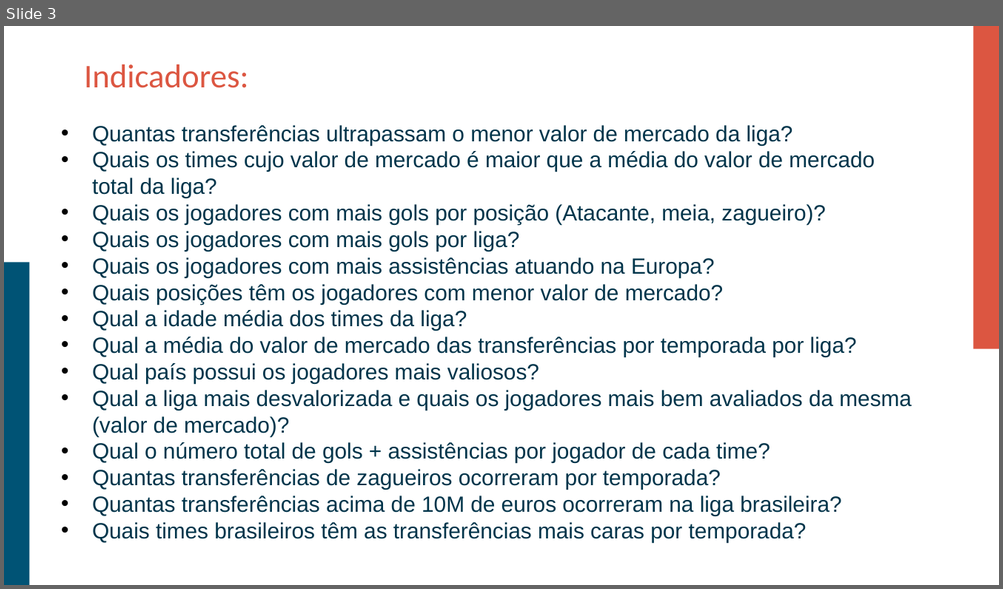
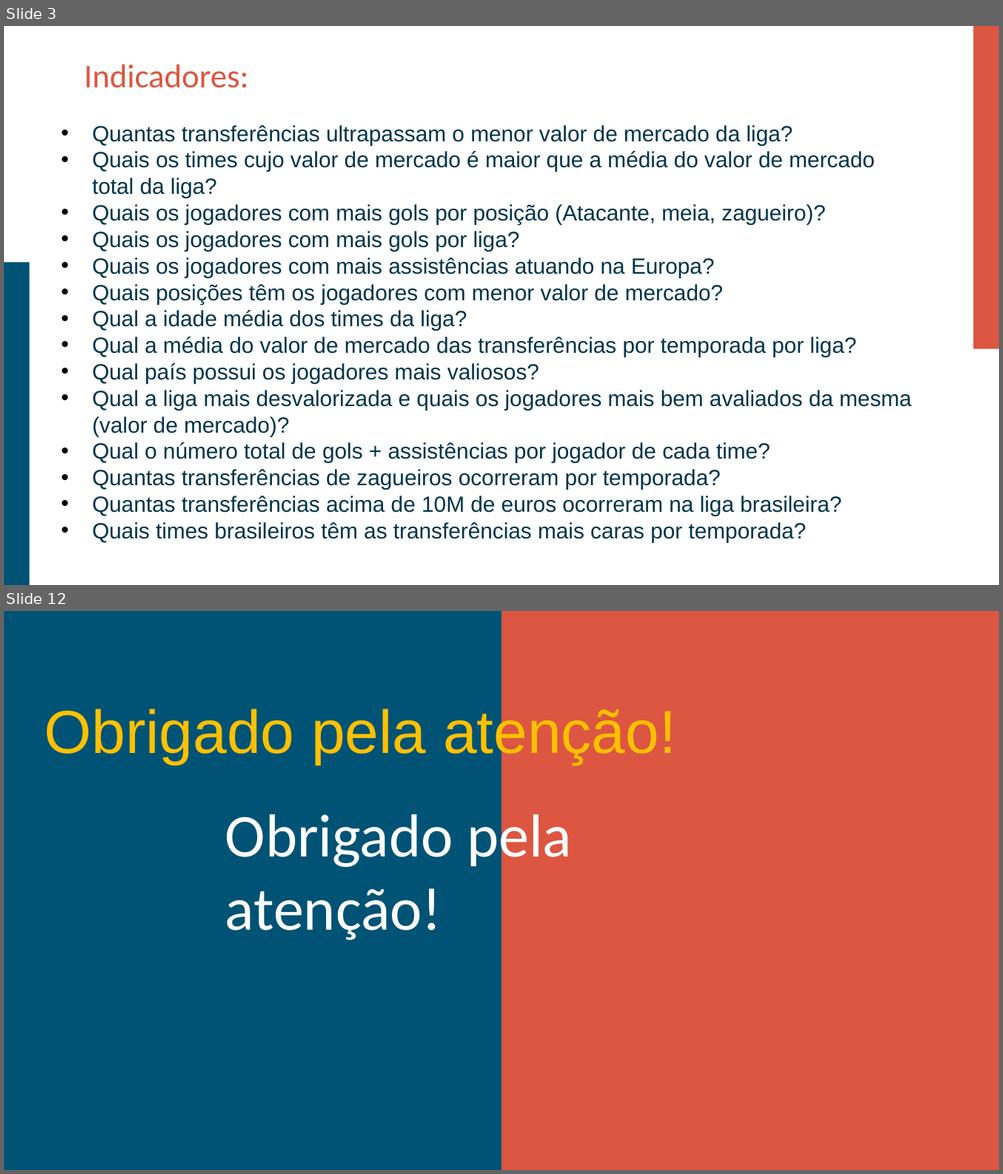
Before and after one commit to paulovsnts/Scouting_Football_Manager, a slide deck: Pitch_do_Projeto.pptx. Shown one above the other, each under a label of ours: slide 3 before the commit, slides 3 and 12 after it; the slides between them are not shown. The pictures are 1003x589 and 1003x1174 pixels, drawn with LibreOffice and Linux fonts; fonts in the diff are those of the drawing; background and template pictures are left out; a plain dark background stands for a picture behind light text. Boxes give left, top, right and bottom in pixels: in the first picture for what was removed or moved away, otherwise in the second. Text is boxed around its words. In the diff, an @@ line names an element or a change of style, - is before the commit and + after.

```diff
--- a/Pitch_do_Projeto.pptx
+++ b/Pitch_do_Projeto.pptx
@@ slide 12 added at [4,611,999,1170], background picture (left out) @@
@@ rectangle added at [4,611,501,1170], fill #005375 @@
@@ rectangle added at [501,611,999,1170], fill #DC5641 @@
@@ text added at [45,705,676,764], 44 pt, text #FFC000 @@
+Obrigado pela atenção!
@@ title added at [225,807,572,940], 44 pt, text #FFFFFF @@
+Obrigado pela atenção!
```
Also in this commit, not shown: 2 slides changed, 5 other slides added.
